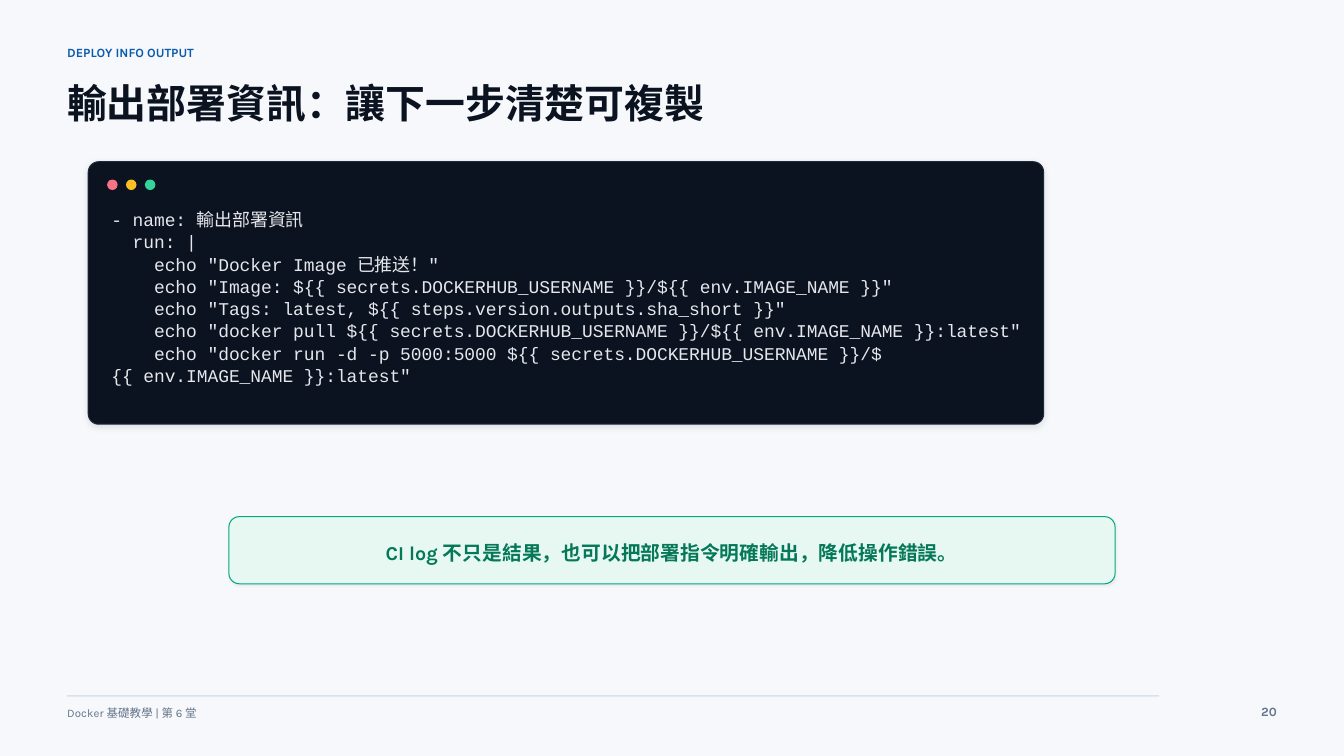
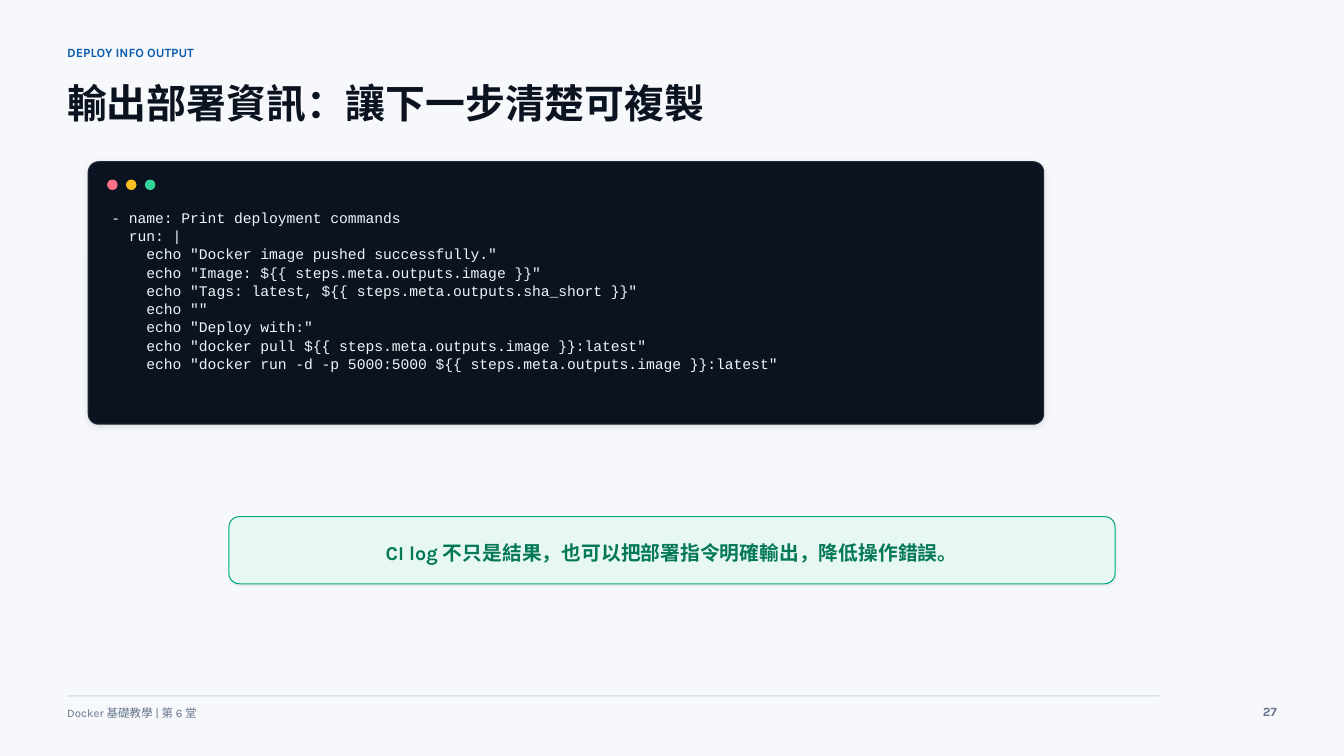
Before and after one commit to lalalalaluk/docker-practice, a slide deck: slide 27 of slides/docker-session6-github-actions-advanced.pptx (slide 20 before the commit). Drawn at 1344x756 pixels with LibreOffice and Linux fonts; fonts in the diff are those of the drawing. Boxes give left, top, right and bottom in pixels: in the first picture for what was removed or moved away, otherwise in the second. Text is boxed around its words. In the diff, an @@ line names an element or a change of style, - is before the commit and + after.

Commit message:
Update Docker course slide code appendices

```diff
--- a/slides/docker-session6-github-actions-advanced.pptx
+++ b/slides/docker-session6-github-actions-advanced.pptx
@@ text at (x1=129, y1=212, x2=400, y2=226): text changed; size 12.8 to 10.5 pt; text colour #E5E7EB to #F1F5F9 @@
-- name: 輸出部署資訊
+- name: Print deployment commands
@@ text at (x1=129, y1=233, x2=164, y2=241): size 12.8 to 10.5 pt, text colour #E5E7EB to #F1F5F9 in "run: |" @@
@@ text at (x1=146, y1=249, x2=778, y2=372): text changed; size 12.8 to 10.5 pt; text colour #E5E7EB to #F1F5F9 @@
-echo "Docker Image 已推送！"
-echo "Image: ${{ secrets.DOCKERHUB_USERNAME }}/${{ env.IMAGE_NAME }}"
-echo "Tags: latest, ${{ steps.version.outputs.sha_short }}"
-echo "docker pull ${{ secrets.DOCKERHUB_USERNAME }}/${{ env.IMAGE_NAME }}:latest"
-echo "docker run -d -p 5000:5000 ${{ secrets.DOCKERHUB_USERNAME }}/${{ env.IMAGE_NAME }}:latest"
+echo "Docker image pushed successfully."
+echo "Image: ${{ steps.meta.outputs.image }}"
+echo "Tags: latest, ${{ steps.meta.outputs.sha_short }}"
+echo ""
+echo "Deploy with:"
+echo "docker pull ${{ steps.meta.outputs.image }}:latest"
+echo "docker run -d -p 5000:5000 ${{ steps.meta.outputs.image }}:latest"
@@ text at (x1=1263, y1=707, x2=1277, y2=716): text changed @@
-20
+27
```
Also in this commit, not shown: 25 other slides changed, 41 slides added, 6 slides removed, 4 other files.
